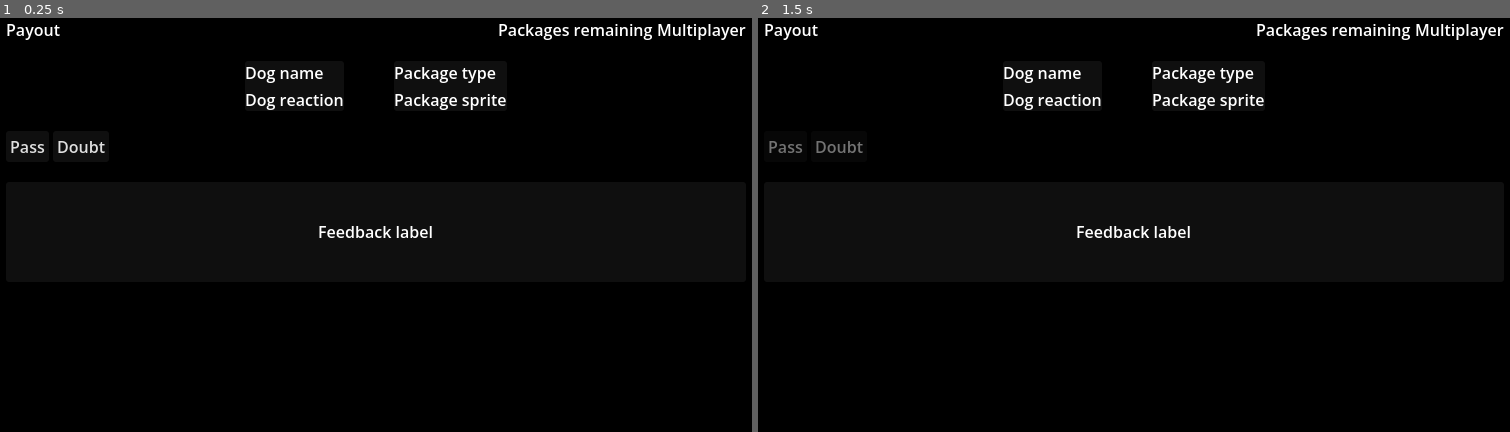
Above: before the commit, frames 1-2 (left to right).
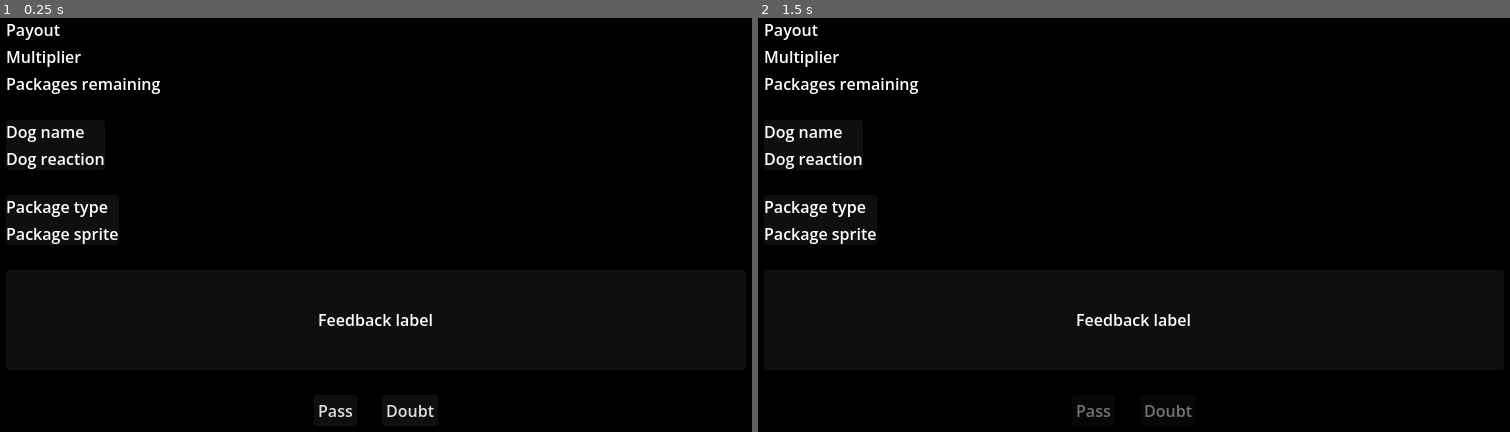
Above: after the commit, the same moments.

Repository: lukaMis/kennel-simulator
Game: Godot game, scene res://scenes/customs_inspector.tscn
The game is run twice, just before and just after one commit, with the same random seed, the same clock (stepped at 60 frames per second) and the same inputs. This scene is started directly instead of the project's main scene.
Inputs:
- Up to frame 1 (0.25 s): no input
- Up to frame 2 (1.5 s): click "Pass" at 0.5 s; tap Enter at 1.25 s; tap I at 1.35 s

The runs differ from the first frame. In frame 1, 3.3% of the frame differs, in the area x 0-100%, y 1-97%; in frame 2, 3.3%.
Error in both runs: Out of bounds get index '0' (on base: 'Array[DogResource]') (res://scripts/customs_inspector.gd:44)

Commit message:
working on customs inspector mini game

Diff:
--- a/scenes/customs_inspector.tscn
+++ b/scenes/customs_inspector.tscn
@@ -25,69 +25,85 @@
 
 [node name="VBoxContainer" type="VBoxContainer" parent="MarginContainer" unique_id=911199801]
 layout_mode = 2
-theme_override_constants/separation = 20
+theme_override_constants/separation = 25
 
-[node name="HBoxContainerTopInfoBar" type="HBoxContainer" parent="MarginContainer/VBoxContainer" unique_id=814854563]
+[node name="VBoxContainerTopInfoBar" type="VBoxContainer" parent="MarginContainer/VBoxContainer" unique_id=1717848399]
 layout_mode = 2
 
-[node name="LabelPayout" type="Label" parent="MarginContainer/VBoxContainer/HBoxContainerTopInfoBar" unique_id=388362610]
+[node name="LabelPayout" type="Label" parent="MarginContainer/VBoxContainer/VBoxContainerTopInfoBar" unique_id=388362610]
 unique_name_in_owner = true
 layout_mode = 2
 text = "Payout"
 
-[node name="Control" type="Control" parent="MarginContainer/VBoxContainer/HBoxContainerTopInfoBar" unique_id=700218538]
+[node name="LabelMultiplier" type="Label" parent="MarginContainer/VBoxContainer/VBoxContainerTopInfoBar" unique_id=1588545849]
+unique_name_in_owner = true
 layout_mode = 2
-size_flags_horizontal = 3
+text = "Multiplier"
 
-[node name="LabelRemaining" type="Label" parent="MarginContainer/VBoxContainer/HBoxContainerTopInfoBar" unique_id=250139517]
+[node name="LabelRemaining" type="Label" parent="MarginContainer/VBoxContainer/VBoxContainerTopInfoBar" unique_id=250139517]
 unique_name_in_owner = true
 layout_mode = 2
 text = "Packages remaining"
 
-[node name="LabelMultiplier" type="Label" parent="MarginContainer/VBoxContainer/HBoxContainerTopInfoBar" unique_id=1588545849]
-unique_name_in_owner = true
-layout_mode = 2
-text = "Multiplayer"
-
-[node name="HBoxContainerEntitiesArea" type="HBoxContainer" parent="MarginContainer/VBoxContainer" unique_id=1787526987]
+[node name="HBoxContainerDogInfo" type="HBoxContainer" parent="MarginContainer/VBoxContainer" unique_id=1787526987]
 layout_mode = 2
 theme_override_constants/separation = 50
 alignment = 1
 
-[node name="PanelContainerDogUI" type="PanelContainer" parent="MarginContainer/VBoxContainer/HBoxContainerEntitiesArea" unique_id=22841612]
+[node name="PanelContainerDogUI" type="PanelContainer" parent="MarginContainer/VBoxContainer/HBoxContainerDogInfo" unique_id=22841612]
+layout_mode = 2
+size_flags_horizontal = 2
+
+[node name="VBoxContainer" type="VBoxContainer" parent="MarginContainer/VBoxContainer/HBoxContainerDogInfo/PanelContainerDogUI" unique_id=1906253958]
 layout_mode = 2
 
-[node name="VBoxContainer" type="VBoxContainer" parent="MarginContainer/VBoxContainer/HBoxContainerEntitiesArea/PanelContainerDogUI" unique_id=1906253958]
-layout_mode = 2
-
-[node name="LabelDogName" type="Label" parent="MarginContainer/VBoxContainer/HBoxContainerEntitiesArea/PanelContainerDogUI/VBoxContainer" unique_id=469312486]
+[node name="LabelDogName" type="Label" parent="MarginContainer/VBoxContainer/HBoxContainerDogInfo/PanelContainerDogUI/VBoxContainer" unique_id=469312486]
 unique_name_in_owner = true
 layout_mode = 2
 text = "Dog name"
 
-[node name="LabelDogReaction" type="Label" parent="MarginContainer/VBoxContainer/HBoxContainerEntitiesArea/PanelContainerDogUI/VBoxContainer" unique_id=805530818]
+[node name="LabelDogReaction" type="Label" parent="MarginContainer/VBoxContainer/HBoxContainerDogInfo/PanelContainerDogUI/VBoxContainer" unique_id=805530818]
 unique_name_in_owner = true
 layout_mode = 2
 text = "Dog reaction"
 
-[node name="PanelContainerPackageUI" type="PanelContainer" parent="MarginContainer/VBoxContainer/HBoxContainerEntitiesArea" unique_id=2144659467]
+[node name="HBoxContainerPackageInfo" type="HBoxContainer" parent="MarginContainer/VBoxContainer" unique_id=282002768]
+layout_mode = 2
+theme_override_constants/separation = 50
+alignment = 1
+
+[node name="PanelContainerPackageUI" type="PanelContainer" parent="MarginContainer/VBoxContainer/HBoxContainerPackageInfo" unique_id=2144659467]
+layout_mode = 2
+size_flags_horizontal = 2
+
+[node name="VBoxContainer" type="VBoxContainer" parent="MarginContainer/VBoxContainer/HBoxContainerPackageInfo/PanelContainerPackageUI" unique_id=346227769]
 layout_mode = 2
 
-[node name="VBoxContainer" type="VBoxContainer" parent="MarginContainer/VBoxContainer/HBoxContainerEntitiesArea/PanelContainerPackageUI" unique_id=346227769]
-layout_mode = 2
-
-[node name="LabelPackageType" type="Label" parent="MarginContainer/VBoxContainer/HBoxContainerEntitiesArea/PanelContainerPackageUI/VBoxContainer" unique_id=565298253]
+[node name="LabelPackageType" type="Label" parent="MarginContainer/VBoxContainer/HBoxContainerPackageInfo/PanelContainerPackageUI/VBoxContainer" unique_id=565298253]
 unique_name_in_owner = true
 layout_mode = 2
 text = "Package type"
 
-[node name="LabelPackageSprite" type="Label" parent="MarginContainer/VBoxContainer/HBoxContainerEntitiesArea/PanelContainerPackageUI/VBoxContainer" unique_id=1512596453]
+[node name="LabelPackageSprite" type="Label" parent="MarginContainer/VBoxContainer/HBoxContainerPackageInfo/PanelContainerPackageUI/VBoxContainer" unique_id=1512596453]
 unique_name_in_owner = true
 layout_mode = 2
 text = "Package sprite"
 
+[node name="PanelContainerFeedbackArea" type="PanelContainer" parent="MarginContainer/VBoxContainer" unique_id=1787133763]
+custom_minimum_size = Vector2(0, 100)
+layout_mode = 2
+
+[node name="LabelFeedback" type="Label" parent="MarginContainer/VBoxContainer/PanelContainerFeedbackArea" unique_id=1108600437]
+unique_name_in_owner = true
+layout_mode = 2
+text = "Feedback label"
+horizontal_alignment = 1
+
 [node name="HBoxContainerActionButtons" type="HBoxContainer" parent="MarginContainer/VBoxContainer" unique_id=2098951492]
 layout_mode = 2
+size_flags_horizontal = 4
+theme_override_constants/separation = 25
+alignment = 1
 
 [node name="ButtonPass" type="Button" parent="MarginContainer/VBoxContainer/HBoxContainerActionButtons" unique_id=1643568259]
 unique_name_in_owner = true
@@ -99,18 +115,9 @@
 layout_mode = 2
 text = "Doubt"
 
-[node name="PanelContainerFeedbackArea" type="PanelContainer" parent="MarginContainer/VBoxContainer" unique_id=1787133763]
-custom_minimum_size = Vector2(0, 100)
-layout_mode = 2
-
-[node name="LabelFeedback" type="Label" parent="MarginContainer/VBoxContainer/PanelContainerFeedbackArea" unique_id=1108600437]
-unique_name_in_owner = true
-layout_mode = 2
-text = "Feedback label"
-horizontal_alignment = 1
-
 [node name="CenterContainerFlowControl" type="CenterContainer" parent="MarginContainer/VBoxContainer" unique_id=1903455779]
 layout_mode = 2
+size_flags_horizontal = 4
 
 [node name="ButtonNext" type="Button" parent="MarginContainer/VBoxContainer/CenterContainerFlowControl" unique_id=1501739479]
 unique_name_in_owner = true
